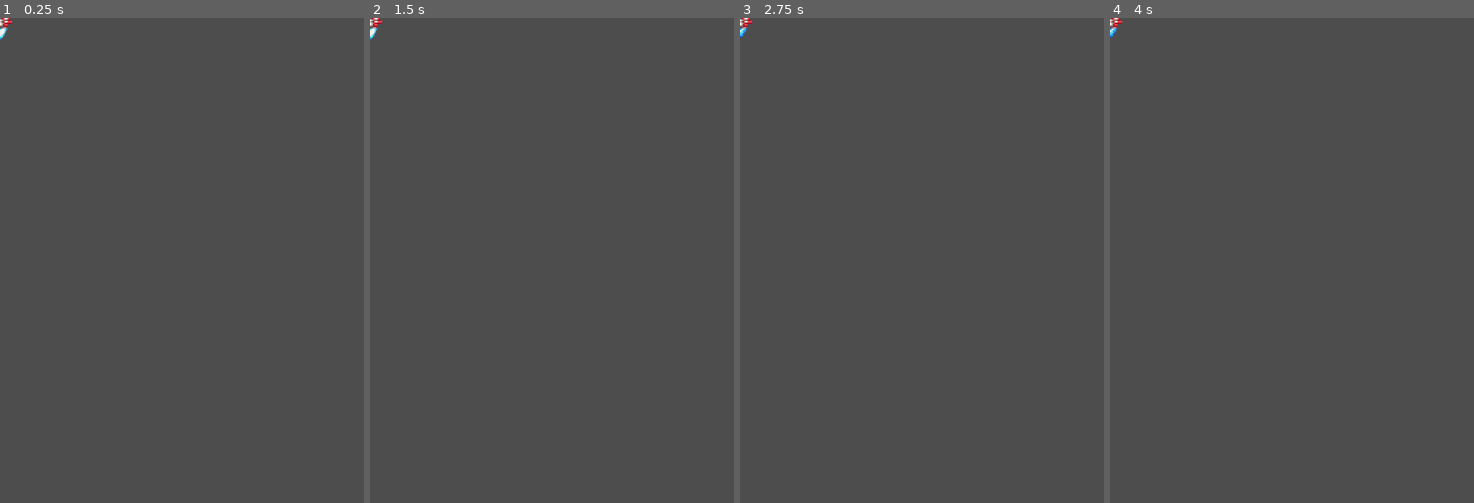
Above: before the commit, frames 1-4 (left to right).
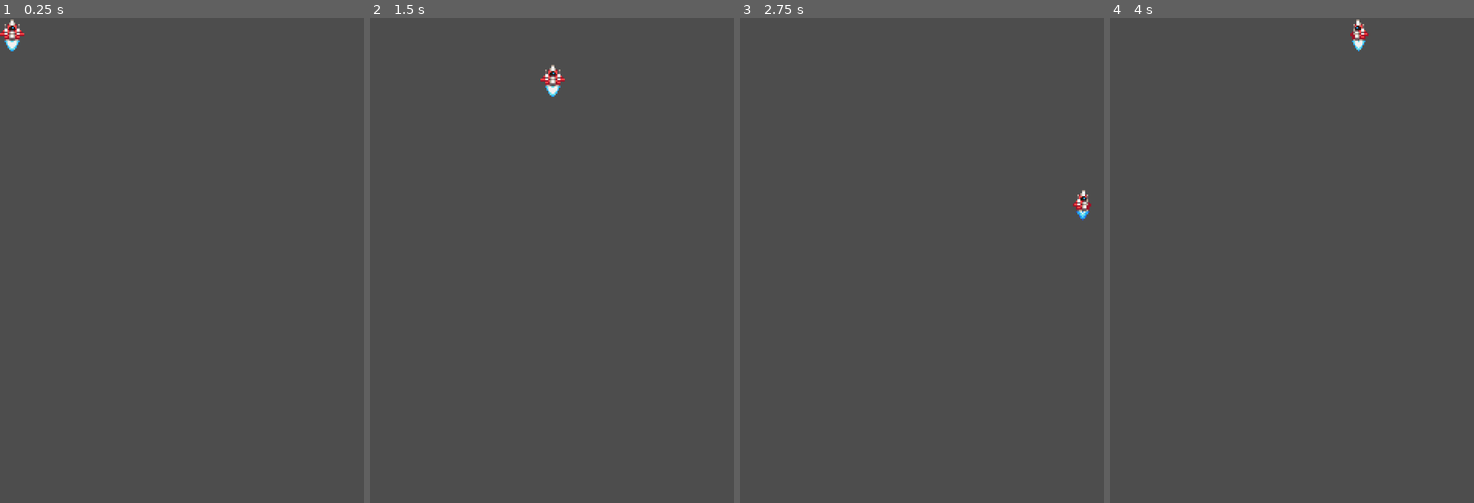
Above: after the commit, the same moments.

Repository: mflash/godotsa2025
Game: Godot game, scene res://player.tscn
Same seed, same stepped clock (60 frames per second), same inputs: the game is played once before the commit and once after it. The project has no main scene, so this scene is started directly.
Inputs:
- Up to frame 1 (0.25 s): no input
- Up to frame 2 (1.5 s): tap Enter at 0.5 s; hold Right (right) 0.53-1.28 s; hold Down (down) from 1.28 s (still down)
- Up to frame 3 (2.75 s): release Down (down) at 2.03 s; hold Right (right) from 2.03 s (still down)
- Up to frame 4 (4 s): release Right (right) at 2.78 s; hold Up (up) 2.78-3.53 s; hold Left (left) from 3.53 s (still down)

The runs differ from the first frame. In frame 1, 0.3% of the frame differs, in the area x 0-7%, y 0-7%; in frame 2, 0.3%, in the area x 0-54%, y 0-17%; in frame 3, 0.3%; in frame 4, 0.3%.

Commit message:
Código básico de movimento e animação do player

Diff:
--- /dev/null
+++ b/player.gd
@@ -0,0 +1,18 @@
+extends Area2D
+
+@export var speed = 150
+@onready var screensize = get_viewport_rect().size
+
+func _process(delta: float) -> void:
+	var input := Input.get_vector("left","right","up","down")
+	if input.x > 0:
+		$Ship.frame = 2
+		$Ship/Boosters.animation = "right"
+	elif input.x < 0:
+		$Ship.frame = 0
+		$Ship/Boosters.animation = "left"
+	else:
+		$Ship.frame = 1
+		$Ship/Boosters.animation = "forward"
+	position += input * speed * delta
+	position = position.clamp(Vector2(8, 8), screensize - Vector2(8, 8))
--- a/player.tscn
+++ b/player.tscn
@@ -1,6 +1,7 @@
-[gd_scene load_steps=13 format=3 uid="uid://dq3wcagvnvf2t"]
+[gd_scene load_steps=14 format=3 uid="uid://dq3wcagvnvf2t"]
 
 [ext_resource type="Texture2D" uid="uid://c7uwy5ydmq5in" path="res://Mini Pixel Pack 3/Player ship/Player_ship (16 x 16).png" id="1_4flbx"]
+[ext_resource type="Script" uid="uid://chhs6v0fnb82x" path="res://player.gd" id="1_sweqy"]
 [ext_resource type="Texture2D" uid="uid://1huvnyjwjxyr" path="res://Mini Pixel Pack 3/Player ship/Boosters (16 x 16).png" id="2_hqtel"]
 [ext_resource type="Texture2D" uid="uid://4nsv8l6yppaf" path="res://Mini Pixel Pack 3/Player ship/Boosters_left (16 x 16).png" id="3_sweqy"]
 [ext_resource type="Texture2D" uid="uid://b1jinxtgd3rv0" path="res://Mini Pixel Pack 3/Player ship/Boosters_right (16 x 16).png" id="4_2hs0m"]
@@ -69,6 +70,7 @@
 size = Vector2(16, 14)
 
 [node name="Player" type="Area2D"]
+script = ExtResource("1_sweqy")
 
 [node name="Ship" type="Sprite2D" parent="."]
 texture = ExtResource("1_4flbx")
--- a/project.godot
+++ b/project.godot
@@ -18,8 +18,8 @@
 
 window/size/viewport_width=240
 window/size/viewport_height=320
-window/size/window_width_override=480
-window/size/window_height_override=640
+window/size/window_width_override=720
+window/size/window_height_override=960
 window/stretch/mode="canvas_items"
 
 [input]
Not shown, added: player.gd.uid
